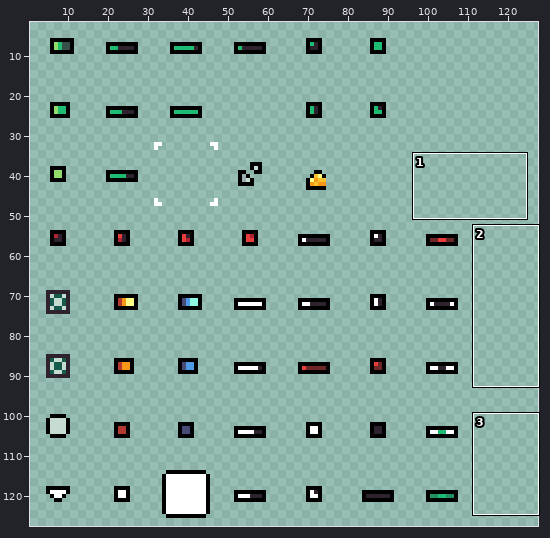
A pixel-art file gets an edit: Projects/TastyRoad/Assets/Sprites/_InGame_UI/Ingame_UI.aseprite. Above, an overview of the earlier version with the close-up marked.
Close-up. Before the edit:
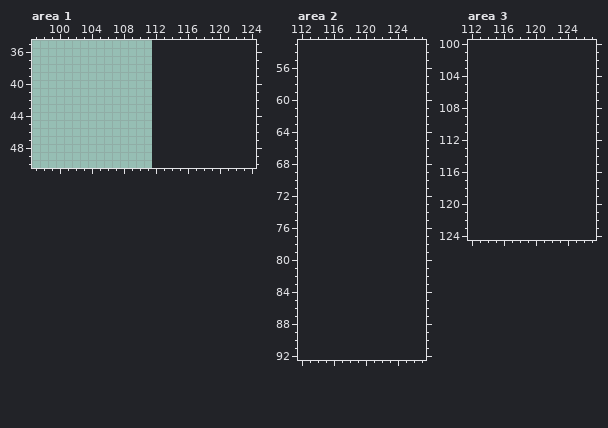
112x128 pixels, 1 frame. Shown: area 1: x 97..124, y 35..50; area 2: x 112..127, y 53..92; area 3: x 112..127, y 100..124. The old version is drawn lined up with the new one, on the new canvas. The wide view leaves out empty margins.
The result:
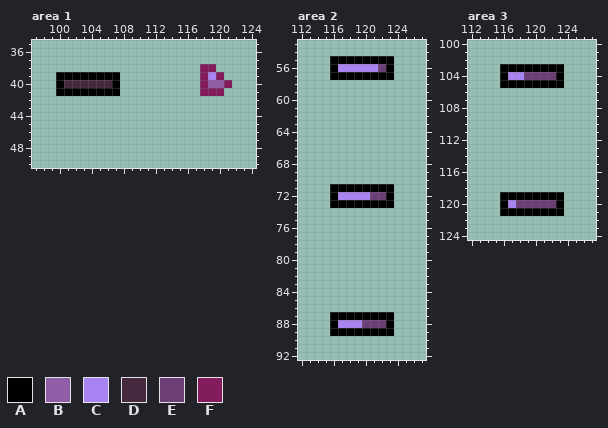
Palette (. is transparent): A #000000  B #905ea9  C #a884f3  D #45293f  E #6b3e75  F #831c5d
Difference:
canvas 112x128 -> 128x128
Area 1:
The author put colour A in row 39 at x 100 to 107; in row 40 at x 100 and 107; in row 41 at x 100 to 107.
The author put colour B in row 40 at x 119 to 120.
The author put colour C in row 39 at x 119.
The author put colour D in row 40 at x 101 to 106.
The author put colour F in row 38 at x 118 to 119; in row 39 at x 118 and 120; in row 40 at x 118 and 121; in row 41 at x 118 to 120.
Area 2:
The author put colour A in row 55 at x 116 to 123; in row 56 at x 116 and 123; in row 57 at x 116 to 123; in row 71 at x 116 to 123; in row 72 at x 116 and 123; in row 73 at x 116 to 123.
The author put colour A in row 87 at x 116 to 123; in row 88 at x 116 and 123; in row 89 at x 116 to 123.
The author put colour C in row 56 at x 117 to 121; in row 72 at x 117 to 120; in row 88 at x 117 to 119.
The author put colour E in row 56 at x 122; in row 72 at x 121 to 122; in row 88 at x 120 to 122.
Area 3:
The author put colour A in row 103 at x 116 to 123; in row 104 at x 116 and 123; in row 105 at x 116 to 123; in row 119 at x 116 to 123; in row 120 at x 116 and 123; in row 121 at x 116 to 123.
The author put colour C in row 104 at x 117 to 118; in row 120 at x 117.
The author put colour E in row 104 at x 119 to 122; in row 120 at x 118 to 122.
Pixel boxes of the changes (left, top, right, bottom) in both close-ups:
added: (200, 64, 232, 96)
added: (56, 72, 120, 96)
added: (330, 56, 394, 80)
added: (330, 184, 394, 208)
added: (330, 312, 394, 336)
added: (500, 64, 564, 88)
added: (500, 192, 564, 216)
